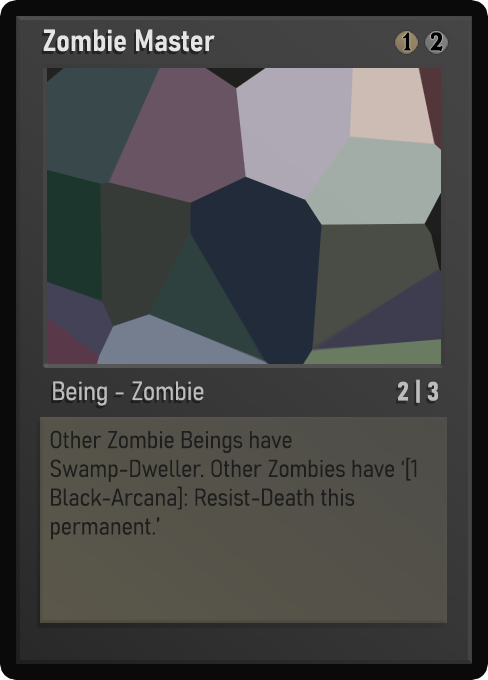
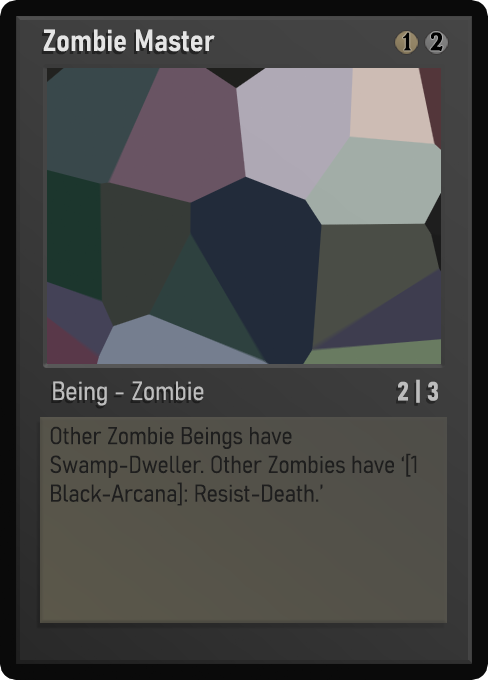
Before/after of a 488 × 680 layered artwork. What changed in the layer stack:
painted on "Desc_norm" over [50, 426, 417, 540]
